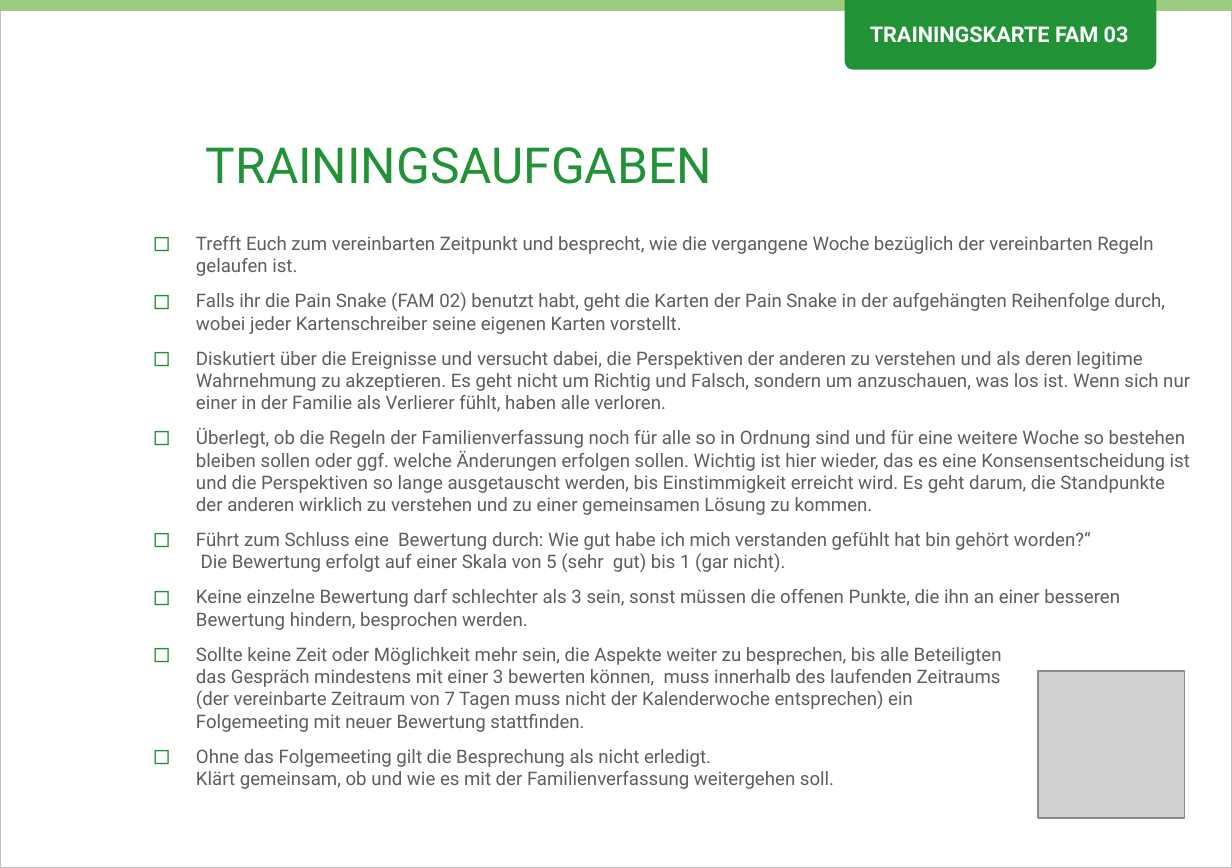
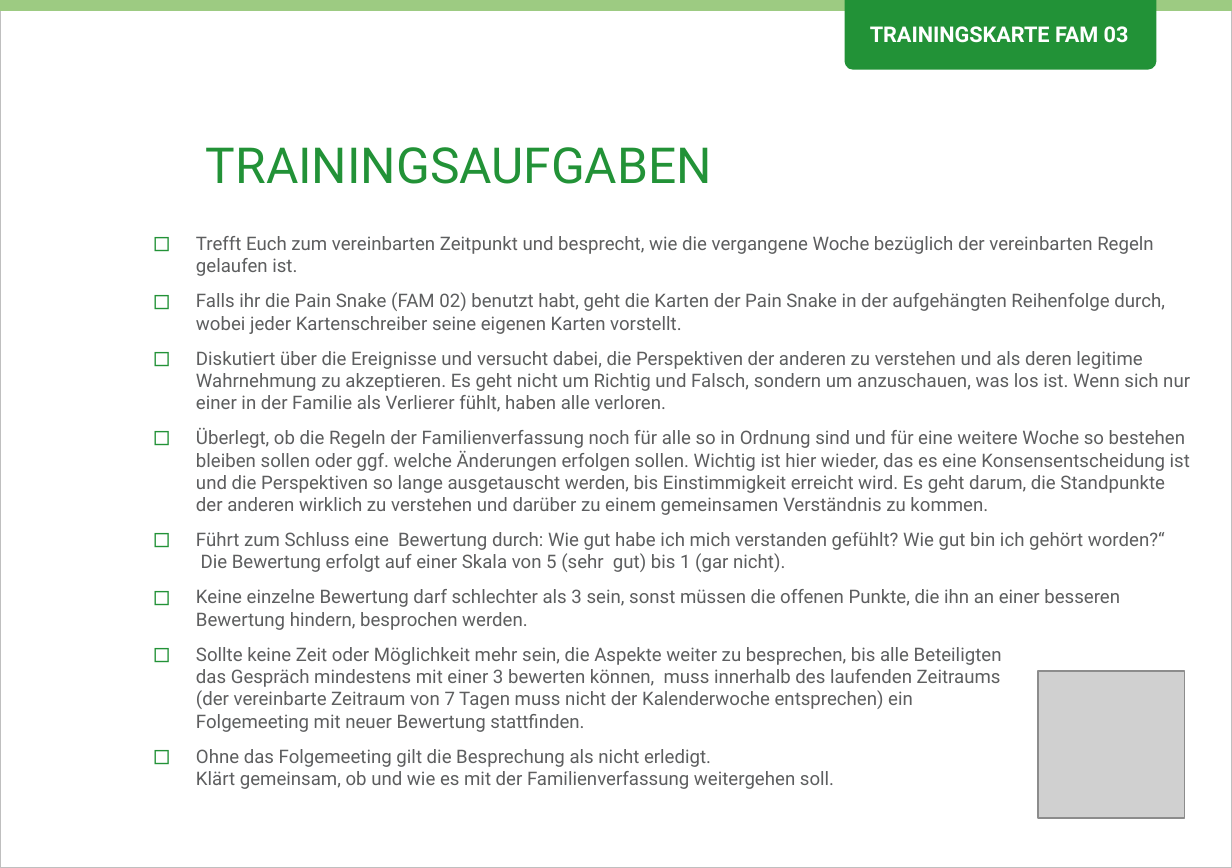
Before and after one commit to Teamtool/training-materials, a slide deck: slide 2 of emotional erwachsen/Family (FAM)/ger_FAM_03_Aufeinander_hoeren.pptx. Drawn at 1232x868 pixels with LibreOffice and Linux fonts; fonts in the diff are those of the drawing; grey boxes stand for pictures; background and template pictures are left out. Boxes give left, top, right and bottom in pixels: in the first picture for what was removed or moved away, otherwise in the second. Text is boxed around its words. In the diff, an @@ line names an element or a change of style, - is before the commit and + after.

```diff
--- a/emotional erwachsen/Family (FAM)/ger_FAM_03_Aufeinander_hoeren.pptx
+++ b/emotional erwachsen/Family (FAM)/ger_FAM_03_Aufeinander_hoeren.pptx
@@ text at [196, 428, 1190, 572]: text changed @@
-◻ Überlegt, ob die Regeln der Familienverfassung noch für alle so in Ordnung sind und für eine weitere Woche so bestehen bleiben sollen oder ggf. welche Änderungen erfolgen sollen. Wichtig ist hier wieder, das es eine Konsensentscheidung ist und die Perspektiven so lange ausgetauscht werden, bis Einstimmigkeit erreicht wird. Es geht darum, die Standpunkte der anderen wirklich zu verstehen und zu einer gemeinsamen Lösung zu kommen.
-◻ Führt zum Schluss eine Bewertung durch: Wie gut habe ich mich verstanden gefühlt hat bin gehört worden?“
-  Die Bewertung erfolgt auf einer Skala von 5 (sehr gut) bis 1 (gar nicht).
+◻ Überlegt, ob die Regeln der Familienverfassung noch für alle so in Ordnung sind und für eine weitere Woche so bestehen bleiben sollen oder ggf. welche Änderungen erfolgen sollen. Wichtig ist hier wieder, das es eine Konsensentscheidung ist und die Perspektiven so lange ausgetauscht werden, bis Einstimmigkeit erreicht wird. Es geht darum, die Standpunkte der anderen wirklich zu verstehen und darüber zu einem gemeinsamen Verständnis zu kommen.
+◻ Führt zum Schluss eine Bewertung durch: Wie gut habe ich mich verstanden gefühlt? Wie gut bin ich gehört worden?“
+  Die Bewertung erfolgt auf einer Skala von 5 (sehr gut) bis 1 (gar nicht).
```
Also in this commit, not shown: 1 other slide changed, 3 other files.
